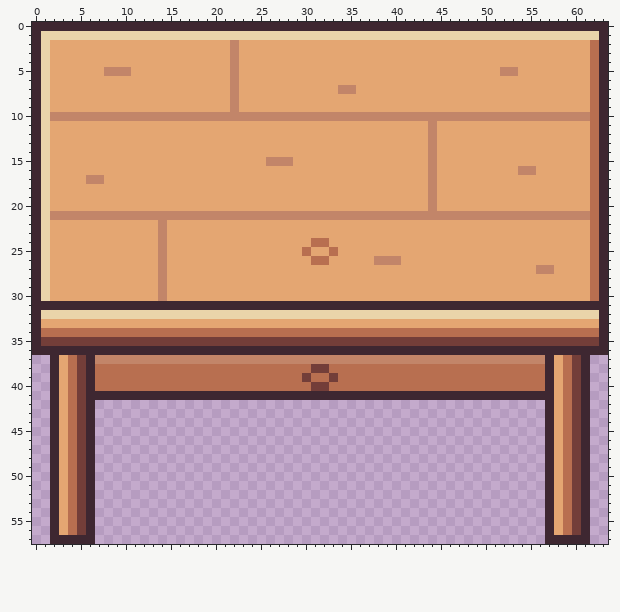
A pixel-art file gets an edit: art-src/aseprite/table.aseprite. The picture above was drawn from the file before the commit.
64x58 pixels, 1 frame.
Once edited:
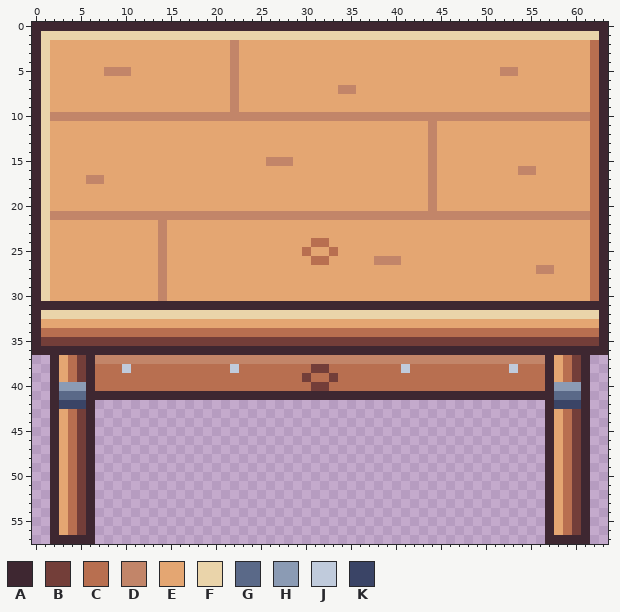
Palette (. is transparent): A #3e2731  B #733e39  C #b86f50  D #c28569  E #e4a672  F #ead4aa  G #5a6988  H #8b9bb4  J #c0cbdc  K #3a4466
What changed:
@@ x 0..63 @@
 37 ..AECBADDDDDDDDDDDDDDDDDDDDDDDDDDDDDDDDDDDDDDDDDDDDDDDDDDAECBA..
-38 ..AECBACCCCCCCCCCCCCCCCCCCCCCCCBBCCCCCCCCCCCCCCCCCCCCCCCCAECBA..
+38 ..AECBACCCJCCCCCCCCCCCJCCCCCCCCBBCCCCCCCCJCCCCCCCCCCCJCCCAECBA..
 39 ..AECBACCCCCCCCCCCCCCCCCCCCCCCBCCBCCCCCCCCCCCCCCCCCCCCCCCAECBA..
-40 ..AECBACCCCCCCCCCCCCCCCCCCCCCCCBBCCCCCCCCCCCCCCCCCCCCCCCCAECBA..
-41 ..AECBAAAAAAAAAAAAAAAAAAAAAAAAAAAAAAAAAAAAAAAAAAAAAAAAAAAAECBA..
-42 ..AECBA..................................................AECBA..
+40 ..AHHHACCCCCCCCCCCCCCCCCCCCCCCCBBCCCCCCCCCCCCCCCCCCCCCCCCAHHHA..
+41 ..AGGGAAAAAAAAAAAAAAAAAAAAAAAAAAAAAAAAAAAAAAAAAAAAAAAAAAAAGGGA..
+42 ..AKKKA..................................................AKKKA..
 43 ..AECBA..................................................AECBA..
Pixel boxes of the changes (left, top, right, bottom) in both pictures:
changed: (122, 364, 131, 373)
changed: (230, 364, 239, 373)
changed: (401, 364, 410, 373)
changed: (509, 364, 518, 373)
changed: (59, 382, 86, 409)
changed: (554, 382, 581, 409)
